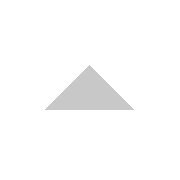
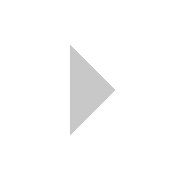
Two versions of the same layered image (180×180). Layer-by-layer changes:
hid "Up", painted on it over left=45, top=65, right=134, bottom=110
showed "Right", painted on it over left=67, top=45, right=115, bottom=135
